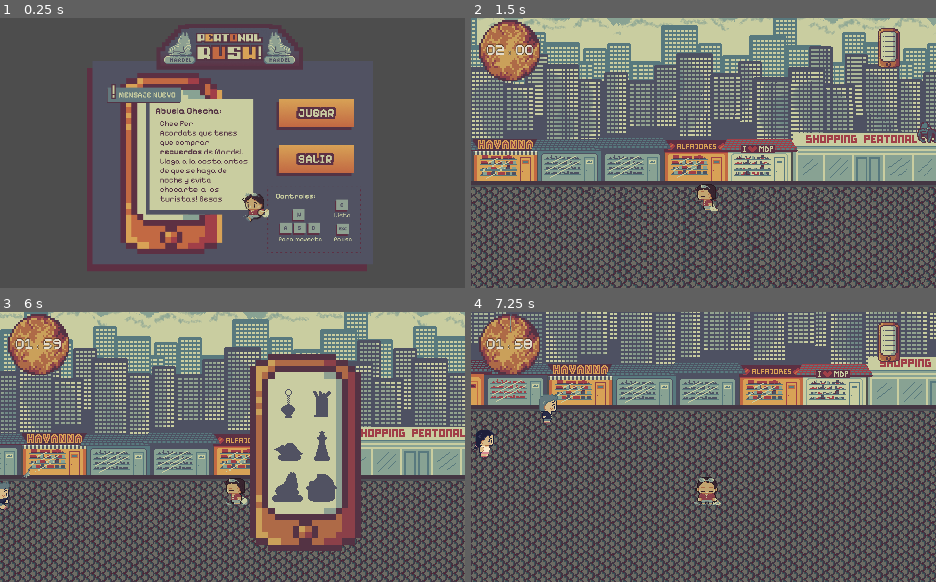
Above: before the commit, frames 1-4 (two rows, left to right).
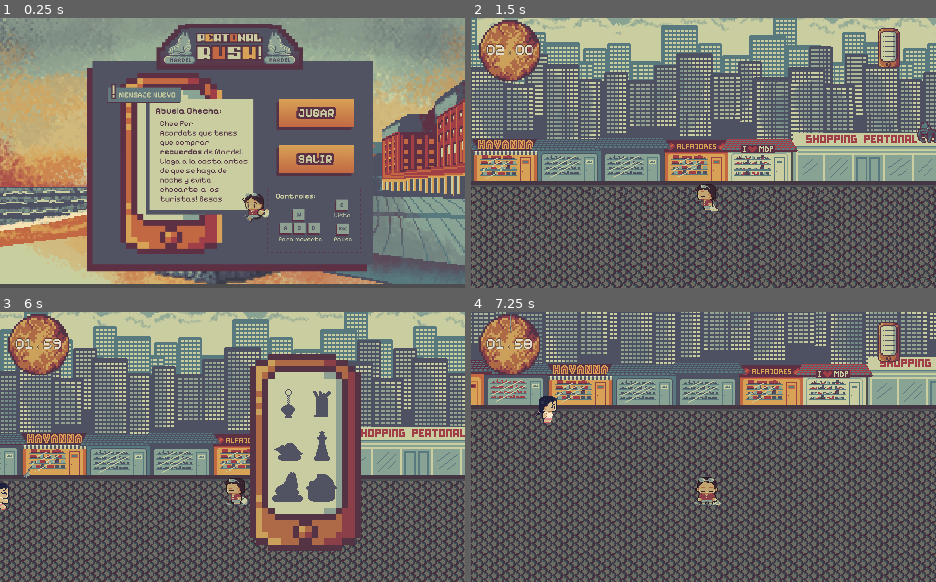
Above: after the commit, the same moments.

Repository: azulws/gamejam
Game: Godot game, scene res://escenas/Menu.tscn
The game is run twice, just before and just after one commit, with the same random seed, the same clock (stepped at 60 frames per second) and the same inputs.
Inputs (mouse positions are in pixels of both pictures, inside the frame that each line leads up to):
- Up to frame 1 (0.25 s): no input
- Up to frame 2 (1.5 s): click (787, 115) at 0.5 s; hold D (right) from 1.28 s (still down); tap E (cellphone) at 1.35 s
- Up to frame 3 (6 s): release D (right) at 2.03 s; hold S (down) 2.03-2.78 s; tap E (cellphone) at 2.1, 2.85, 3.6, 4.35, 5.85 s; hold D (right) 2.78-3.53 s; hold W (up) 3.53-4.28 s; hold A (left) 4.28-5 s; tap Escape (pause) at 4.9 s; click (227, 425) at 5 s; hold A (left) from 5.78 s (still down)
- Up to frame 4 (7.25 s): release A (left) at 6.53 s; hold S (down) from 6.53 s (still down); tap E (cellphone) at 6.6 s

The runs differ from the first frame. In frame 1, 43% of the frame differs, in the area x 0-100%, y 0-99%; in frame 2, nothing differs; in frame 3, 0.1%; in frame 4, 0.5%.

Commit message:
Entrega

Diff:
--- a/gamejam/codigo/item.gd
+++ b/gamejam/codigo/item.gd
@@ -1,7 +1,63 @@
 extends Node2D
 
+var sprites = [
+	preload("res://assets/items/alfajor-Sheet.png"),
+	preload("res://assets/items/Caracol-Sheet.png"),
+	preload("res://assets/items/Churro-Sheet.png"),
+	preload("res://assets/items/Faro-Sheet.png"),
+	preload("res://assets/items/Llavero-Sheet.png"),
+	preload("res://assets/items/Lobo marino-Sheet.png")
+]
+
+@onready var sprite: AnimatedSprite2D = $AnimatedSprite2D
+static var count = 0
+static var collected = 0
+
+func _ready() -> void:
+	if count < 5:
+		var sprite_frames = _get_spritesheet()
+		sprite.frames = sprite_frames
+		sprite.play("default")
 
 
-func _delete_item():
-	if CollisionObject2D:
-		get_tree().free()
+func _get_spritesheet() -> SpriteFrames:
+	# Selecciona un spritesheet aleatorio
+	var sprite = sprites[count]
+	count += 1
+	# Crea un nuevo objeto SpriteFrames
+	var sprite_frames = SpriteFrames.new()
+	sprite_frames.set_animation_loop("default", true)
+
+	# Tamaño de cada celda del spritesheet
+	var frame_size = Vector2(32, 32) # Cambia según tus spritesheets
+
+	# Calcula el número de filas y columnas del spritesheet
+	var texture_size = sprite.get_size()
+	var cols = int(texture_size.x / frame_size.x)
+	var rows = int(texture_size.y / frame_size.y)
+
+	# Genera los frames como AtlasTexture
+	for y in range(rows):
+		for x in range(cols):
+			var region = Rect2(x * frame_size.x, y * frame_size.y, frame_size.x, frame_size.y)
+			var atlas_texture = AtlasTexture.new()
+			atlas_texture.atlas = sprite
+			atlas_texture.region = region
+			sprite_frames.add_frame("default", atlas_texture)
+
+	return sprite_frames
+
+func _win():
+	if collected == 6:
+		Music.stream = load("res://sounds/Cancion victoria.mp3")
+		Music.play()
+		Engine.time_scale=0
+		get_tree().change_scene_to_file("res://escenas/win.tscn")
+
+
+func _on_area_2d_body_entered(body: Node2D) -> void:
+	queue_free()
+	Fx.stream = load("res://sounds/souvenir.mp3")
+	Fx.play()
+	collected += 1
+	_win()
--- a/gamejam/codigo/main.gd
+++ b/gamejam/codigo/main.gd
@@ -41,14 +41,7 @@
 
 		game_o = !game_o
 
-func _win_menu():
-	if game_w:
-		win.show()
-		Music.stream = load("res://sounds/Cancion victoria.mp3")
-		Music.play()
-		Engine.time_scale=0
 
-	game_w = !game_w
 
 func _reload_level():
 	get_tree().reload_current_scene()
--- a/gamejam/codigo/win.gd
+++ b/gamejam/codigo/win.gd
@@ -3,7 +3,7 @@
 @onready var main: Node2D = $"../.."
 
 func _on_restart_pressed() -> void:
-	main._reload_level()
+	get_tree().change_scene_to_file("res://escenas/main.tscn")
 
 
 func _on_quit_pressed() -> void:
--- a/gamejam/escenas/Main.tscn
+++ b/gamejam/escenas/Main.tscn
@@ -10,6 +10,7 @@
 [ext_resource type="PackedScene" uid="uid://h5hk1qhyi6qu" path="res://escenas/win.tscn" id="8_sfnnf"]
 [ext_resource type="PackedScene" uid="uid://hq4qnpivn7fh" path="res://escenas/enemy_spawner.tscn" id="9_wevju"]
 [ext_resource type="PackedScene" uid="uid://b7uxjjsg2i4ch" path="res://escenas/cellphone.tscn" id="10_eqw01"]
+[ext_resource type="PackedScene" uid="uid://bcq4aujnp0nai" path="res://escenas/item_spawner.tscn" id="11_45to2"]
 
 [node name="Main" type="Node2D"]
 y_sort_enabled = true
@@ -75,6 +76,7 @@
 
 [node name="win" parent="CanvasLayer" instance=ExtResource("8_sfnnf")]
 visible = false
+z_index = 1
 offset_left = 128.0
 offset_top = 24.0
 offset_right = 128.0
@@ -104,6 +106,9 @@
 [node name="Enemy_spawner5" parent="Jugador/Spawner" instance=ExtResource("9_wevju")]
 position = Vector2(88, 192)
 
+[node name="Item_spawner" parent="Jugador/Spawner" instance=ExtResource("11_45to2")]
+position = Vector2(-113, 76)
+
 [node name="Camera2D2" type="Camera2D" parent="Jugador"]
 position = Vector2(-3, -44)
 limit_top = -144
--- a/gamejam/escenas/Menu.tscn
+++ b/gamejam/escenas/Menu.tscn
@@ -1,7 +1,8 @@
-[gd_scene load_steps=5 format=3 uid="uid://bgavg172fs7oj"]
+[gd_scene load_steps=6 format=3 uid="uid://bgavg172fs7oj"]
 
 [ext_resource type="Script" path="res://codigo/menu.gd" id="1_c731v"]
 [ext_resource type="Texture2D" uid="uid://dg3fns64eghp0" path="res://assets/menu/startMenu/menu-sin-botones.png" id="2_ov67a"]
+[ext_resource type="Texture2D" uid="uid://d32fulwqok6vq" path="res://assets/ui/fondo-pantalla__solo.png" id="2_yrrkb"]
 [ext_resource type="Texture2D" uid="uid://l7if0ayyc3jo" path="res://assets/menu/startMenu/boton-jugar.png" id="3_4ay3h"]
 [ext_resource type="Texture2D" uid="uid://2dar7hier2lv" path="res://assets/menu/startMenu/boton-salir.png" id="4_rrrgw"]
 
@@ -14,6 +15,14 @@
 grow_vertical = 2
 scale = Vector2(0.72, 0.72)
 script = ExtResource("1_c731v")
+
+[node name="TextureRect" type="TextureRect" parent="."]
+custom_minimum_size = Vector2(320, 180)
+layout_mode = 0
+offset_right = 320.0
+offset_bottom = 180.0
+scale = Vector2(2.05556, 2.05556)
+texture = ExtResource("2_yrrkb")
 
 [node name="VBoxContainer" type="VBoxContainer" parent="."]
 layout_mode = 1
--- /dev/null
+++ b/gamejam/escenas/fx.tscn
@@ -0,0 +1,3 @@
+[gd_scene format=3 uid="uid://cds6tetbsa82q"]
+
+[node name="fx" type="AudioStreamPlayer2D"]
--- a/gamejam/escenas/item.tscn
+++ b/gamejam/escenas/item.tscn
@@ -1,6 +1,6 @@
 [gd_scene load_steps=4 format=3 uid="uid://dqbh3f7ypj17"]
 
-[ext_resource type="Script" path="res://item.gd" id="1_meyoi"]
+[ext_resource type="Script" path="res://codigo/item.gd" id="1_meyoi"]
 
 [sub_resource type="SpriteFrames" id="SpriteFrames_whoqw"]
 resource_local_to_scene = true
@@ -22,7 +22,6 @@
 [node name="CollisionShape2D" type="CollisionShape2D" parent="Area2D"]
 light_mask = 4
 visibility_layer = 4
-position = Vector2(20, 24)
 shape = SubResource("CapsuleShape2D_bm774")
 
 [connection signal="body_entered" from="Area2D" to="." method="_on_area_2d_body_entered"]
--- a/gamejam/escenas/turist.tscn
+++ b/gamejam/escenas/turist.tscn
@@ -1,6 +1,6 @@
 [gd_scene load_steps=4 format=3 uid="uid://hlmtrv4eaa1w"]
 
-[ext_resource type="Script" path="res://turist.gd" id="1_uc38h"]
+[ext_resource type="Script" path="res://codigo/turist.gd" id="1_uc38h"]
 
 [sub_resource type="SpriteFrames" id="SpriteFrames_y2dni"]
 resource_local_to_scene = true
--- a/gamejam/escenas/win.tscn
+++ b/gamejam/escenas/win.tscn
@@ -1,7 +1,8 @@
-[gd_scene load_steps=5 format=3 uid="uid://h5hk1qhyi6qu"]
+[gd_scene load_steps=6 format=3 uid="uid://h5hk1qhyi6qu"]
 
-[ext_resource type="Texture2D" uid="uid://cbg6422wu5g6c" path="res://assets/menu/winMenu/menu-victoria-peatonalrush.png" id="1_0vquj"]
+[ext_resource type="Texture2D" uid="uid://cbg6422wu5g6c" path="res://assets/menu/pauseMenu/menu-victoria-peatonalrush.png" id="1_0vquj"]
 [ext_resource type="Script" path="res://codigo/win.gd" id="1_q8ank"]
+[ext_resource type="Texture2D" uid="uid://c6rjpoce4qudb" path="res://assets/ui/Pantalla_victoria_final_01.png" id="2_ecvw8"]
 [ext_resource type="Texture2D" uid="uid://cxpi1s2nfpr6m" path="res://assets/menu/gameOverMenu/boton-reiniciar.png" id="2_xkpv8"]
 [ext_resource type="Texture2D" uid="uid://md7db50017xf" path="res://assets/menu/gameOverMenu/boton-salir.png" id="3_3j66r"]
 
@@ -14,14 +15,28 @@
 grow_vertical = 2
 script = ExtResource("1_q8ank")
 
-[node name="VBoxContainer" type="VBoxContainer" parent="."]
+[node name="TextureRect" type="TextureRect" parent="."]
+custom_minimum_size = Vector2(465, 270)
 layout_mode = 0
 offset_right = 40.0
 offset_bottom = 40.0
+texture = ExtResource("2_ecvw8")
+
+[node name="VBoxContainer" type="VBoxContainer" parent="."]
+layout_mode = 1
+anchors_preset = 5
+anchor_left = 0.5
+anchor_right = 0.5
+offset_left = -9.5
+offset_top = 17.0
+offset_right = 436.5
+offset_bottom = 473.0
+grow_horizontal = 2
 scale = Vector2(0.52, 0.52)
 
 [node name="TextureRect" type="TextureRect" parent="VBoxContainer"]
 layout_mode = 2
+size_flags_vertical = 4
 texture = ExtResource("1_0vquj")
 
 [node name="restart" type="TextureButton" parent="VBoxContainer/TextureRect"]
--- a/gamejam/item.gd
+++ /dev/null
@@ -1,56 +0,0 @@
-extends Node2D
-
-var sprites = [
-	preload("res://assets/items/alfajor-Sheet.png"),
-	preload("res://assets/items/Caracol-Sheet.png"),
-	preload("res://assets/items/Churro-Sheet.png"),
-	preload("res://assets/items/Faro-Sheet.png"),
-	preload("res://assets/items/Llavero-Sheet.png"),
-	preload("res://assets/items/Lobo marino-Sheet.png")
-]
-
-@onready var sprite: AnimatedSprite2D = $AnimatedSprite2D
-static var count = 0
-static var collected = 0
-
-func _ready() -> void:
-	if count < 5:
-		var sprite_frames = _get_spritesheet()
-		sprite.frames = sprite_frames
-		sprite.play("default")
-
-
-func _get_spritesheet() -> SpriteFrames:
-	# Selecciona un spritesheet aleatorio
-	var sprite = sprites[count]
-	count += 1
-	# Crea un nuevo objeto SpriteFrames
-	var sprite_frames = SpriteFrames.new()
-	sprite_frames.set_animation_loop("default", true)
-
-	# Tamaño de cada celda del spritesheet
-	var frame_size = Vector2(32, 32) # Cambia según tus spritesheets
-
-	# Calcula el número de filas y columnas del spritesheet
-	var texture_size = sprite.get_size()
-	var cols = int(texture_size.x / frame_size.x)
-	var rows = int(texture_size.y / frame_size.y)
-
-	# Genera los frames como AtlasTexture
-	for y in range(rows):
-		for x in range(cols):
-			var region = Rect2(x * frame_size.x, y * frame_size.y, frame_size.x, frame_size.y)
-			var atlas_texture = AtlasTexture.new()
-			atlas_texture.atlas = sprite
-			atlas_texture.region = region
-			sprite_frames.add_frame("default", atlas_texture)
-
-	return sprite_frames
-
-func _win():
-	if collected = 6:
-		main._win_menu()
-
-func _on_area_2d_body_entered(body: Node2D) -> void:
-	queue_free()
-	collected += 1
--- a/gamejam/project.godot
+++ b/gamejam/project.godot
@@ -18,6 +18,7 @@
 [autoload]
 
 Music="*res://sounds/music.tscn"
+Fx="*res://escenas/fx.tscn"
 
 [display]
 
--- a/gamejam/turist.gd
+++ /dev/null
@@ -1,83 +0,0 @@
-extends "res://codigo/enemy.gd"
-
-# Lista de spritesheets posibles
-var sprites = [
-	preload("res://assets/npc/NPC_A-Sheet.png"),
-	preload("res://assets/npc/NPC_B-Sheet.png"),
-	preload("res://assets/npc/NPC_C-Sheet.png"),
-	preload("res://assets/npc/NPC_D-Sheet.png"),
-	preload("res://assets/npc/NPC_E-Sheet.png")
-]
-
-@onready var sprite: AnimatedSprite2D = $AnimatedSprite2D
-var active_pattern
-
-func _ready() -> void:
-	randomize()
-	var sprite_frames = _get_random_spritesheet()
-	sprite.frames = sprite_frames
-
-	# Reproduce la animación
-	sprite.play("default")
-
-	# Selecciona un patrón de movimiento aleatorio
-	var patterns = [
-		_straight,
-		_zigzag
-	]
-	active_pattern = patterns[randi() % patterns.size()]
-
-
-func _process(delta: float) -> void:
-	# Ejecuta el patrón de movimiento activo
-	if active_pattern:
-		active_pattern.call(delta)
-
-# Movimiento en línea recta
-func _straight(delta: float) -> void:
-	var velocity = Vector2(SPEED, 0)
-	if colliding > 0:
-		velocity = Vector2.ZERO
-	move_and_collide(velocity * delta)
-
-# Movimiento en zigzag
-func _zigzag(delta: float) -> void:
-	if direction == Vector2.ZERO:
-		direction = Vector2(1, -1)
-
-	var velocity = direction.normalized() * SPEED
-	move_and_collide(velocity * delta)
-
-	# Actualiza el temporizador y dirección
-	timer += delta
-	if colliding > 0 or timer >= change_time:
-		timer = 0.0
-		colliding = 0
-		direction.y *= -1
-
-func _get_random_spritesheet() -> SpriteFrames:
-	# Selecciona un spritesheet aleatorio
-	var random_sprite = sprites[randi() % sprites.size()]
-
-	# Crea un nuevo objeto SpriteFrames
-	var sprite_frames = SpriteFrames.new()
-	sprite_frames.set_animation_loop("default", true)
-
-	# Tamaño de cada celda del spritesheet
-	var frame_size = Vector2(32, 32) # Cambia según tus spritesheets
-
-	# Calcula el número de filas y columnas del spritesheet
-	var texture_size = random_sprite.get_size()
-	var cols = int(texture_size.x / frame_size.x)
-	var rows = int(texture_size.y / frame_size.y)
-
-	# Genera los frames como AtlasTexture
-	for y in range(rows):
-		for x in range(cols):
-			var region = Rect2(x * frame_size.x, y * frame_size.y, frame_size.x, frame_size.y)
-			var atlas_texture = AtlasTexture.new()
-			atlas_texture.atlas = random_sprite
-			atlas_texture.region = region
-			sprite_frames.add_frame("default", atlas_texture)
-
-	return sprite_frames
Binary file added: gamejam/assets/ui/Pantalla_victoria_final_01.png
Not shown, added: gamejam/assets/ui/Pantalla_victoria_final_01.png.import
Binary file added: gamejam/assets/ui/fondo-pantalla__solo.png
Not shown, added: gamejam/assets/ui/fondo-pantalla__solo.png.import
Not shown: 1 places in gamejam/escenas/Main.tscn that only renumber resources
Not shown, added: gamejam/escenas/Mai31F3.tmp
